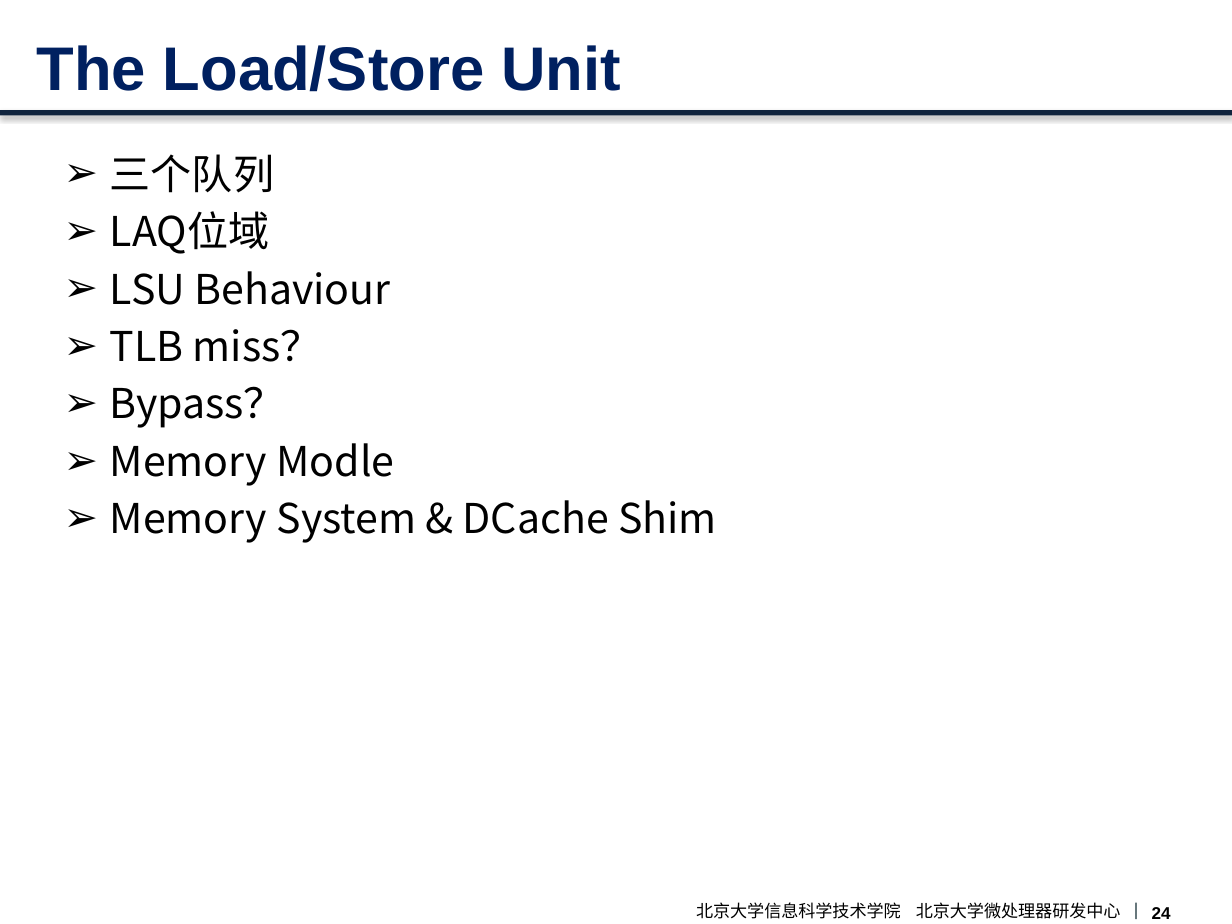
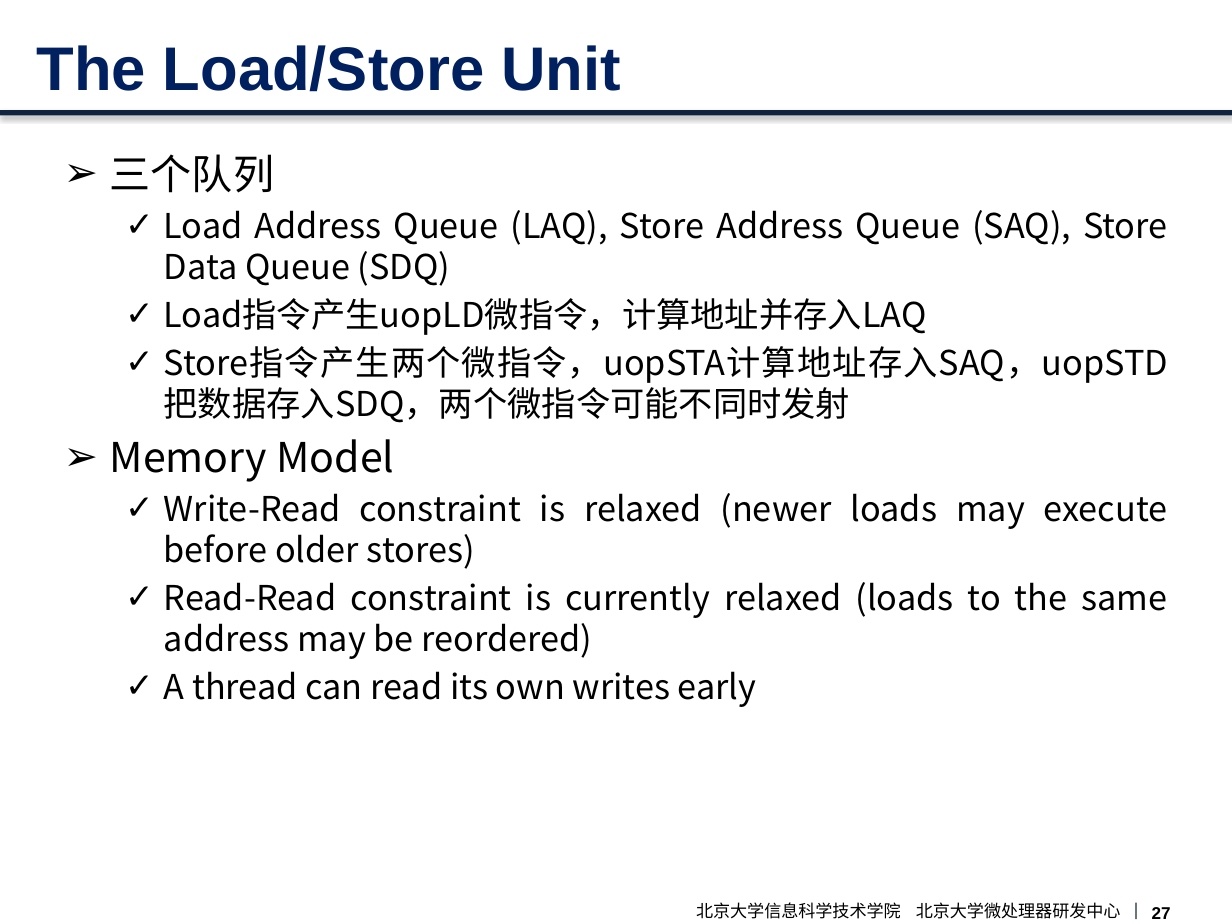
Before and after one commit to CodeATA/Docs, a slide deck: slide 28 of boom overview.pptx (slide 25 before the commit). Drawn at 1232x924 pixels with LibreOffice and Linux fonts; fonts in the diff are those of the drawing; background and template pictures are left out. Boxes give left, top, right and bottom in pixels: in the first picture for what was removed or moved away, otherwise in the second. Text is boxed around its words. In the diff, an @@ line names an element or a change of style, - is before the commit and + after.

```diff
--- a/boom overview.pptx
+++ b/boom overview.pptx
@@ text at <box>110,210,1168,707</box>: text changed; size 24 to 20 pt @@
-➢ LAQ位域
-➢ LSU Behaviour
-➢ TLB miss？
-➢ Bypass？
-➢ Memory Modle
-➢ Memory System & DCache Shim
+  ✓ Load Address Queue (LAQ), Store Address Queue (SAQ), Store Data Queue (SDQ)
+  ✓ Load指令产生uopLD微指令，计算地址并存入LAQ
+  ✓ Store指令产生两个微指令，uopSTA计算地址存入SAQ，uopSTD把数据存入SDQ，两个微指令可能不同时发射
+➢ Memory Model
+  ✓ Write-Read constraint is relaxed (newer loads may execute before older stores)
+  ✓ Read-Read constraint is currently relaxed (loads to the same address may be reordered)
+  ✓ A thread can read its own writes early
@@ page number at <box>1152,907,1171,919</box>: text changed @@
-24
+27
```
Also in this commit, not shown: 1 other slide changed, 8 slides added.
